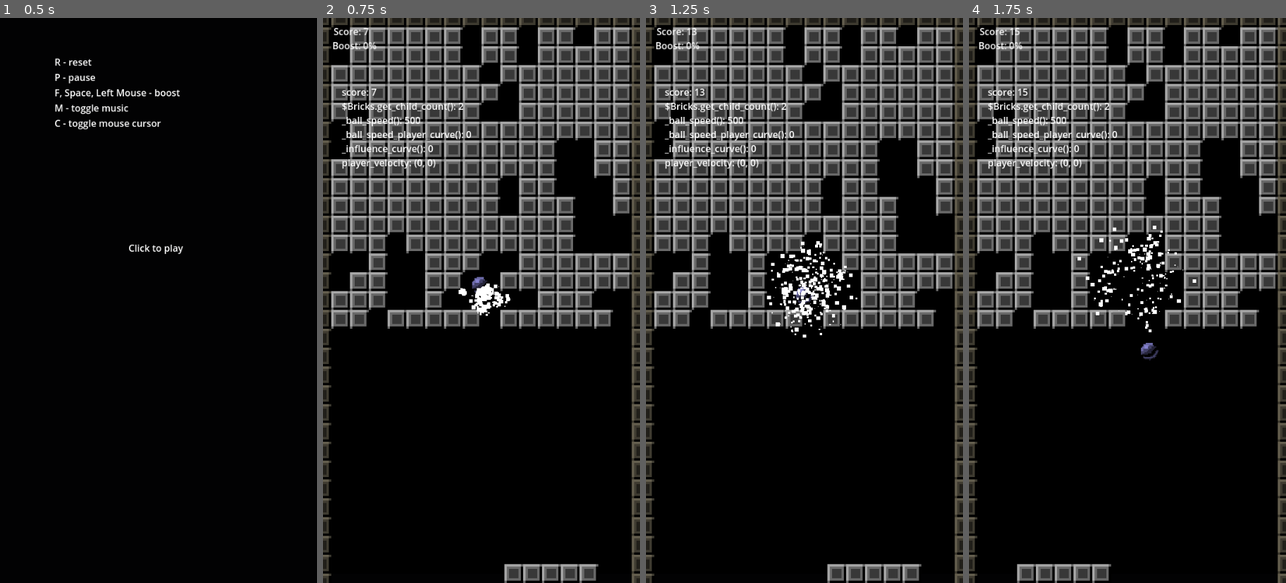
Above: before the commit, frames 1-4 (left to right).
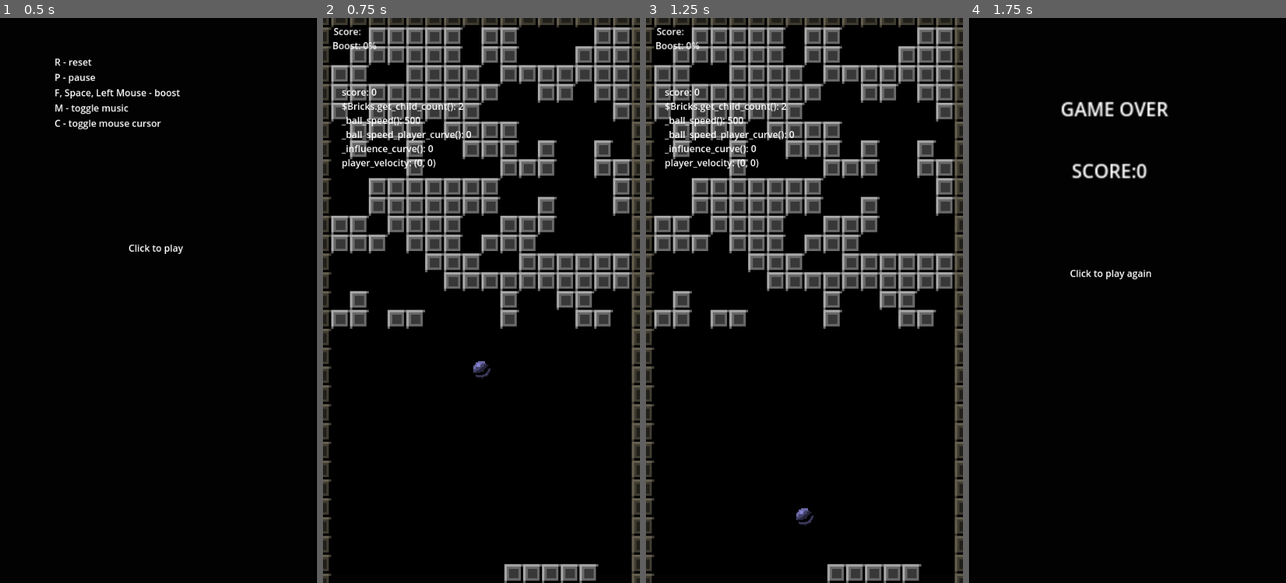
Above: after the commit, the same moments.

Repository: arunas-cesonis/pingpong2
Game: Godot game, scene res://main.tscn
Same seed, same stepped clock (60 frames per second), same inputs: the game is played once before the commit and once after it.
Inputs (mouse positions are in pixels of both pictures, inside the frame that each line leads up to):
- Up to frame 1 (0.5 s): no input
- Up to frame 2 (0.75 s): tap Enter (Start) at 0.5 s; move the mouse to (551, 272) at 0.52 s; tap F (Boost) at 0.6 s
- Up to frame 3 (1.25 s): no input
- Up to frame 4 (1.75 s): move the mouse to (1064, 328) at 1.27 s; tap Enter (Start) at 1.35 s

Frame 1 is identical in both runs. In frame 2, 11% of the frame differs, in the area x 2-98%, y 1-64%; in frame 3, 13%; in frame 4, 39%, in the area x 0-100%, y 0-100%.

Commit message:
More gaps

Diff:
--- a/bricks.gd
+++ b/bricks.gd
@@ -49,7 +49,7 @@
 
 func _add_brick_checked(x: int, y: int) -> void:
 	var pixel = voronoi_image.get_pixel(x, y)
-	if (pixel.r + pixel.g + pixel.b) / 3.0 > 0.2:
+	if (pixel.r + pixel.g + pixel.b) / 3.0 > 0.5:
 		var p := _brick_position(x, y)
 		var b := _create_brick(p)
 		container.add_child(b)
